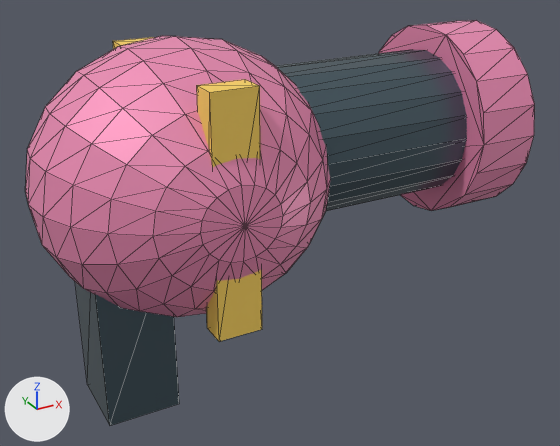
An edit to the glTF model public/assets/kit/bp_weaponbloom.glb, drawn before and after from the same camera.
Rendered twice from a camera (50 mm lens) standing at (-0.258, -1.535, 0.643) and looking at (0.576, -0.02, -0.115). The axes (+X, +Y, +Z) are drawn at lower left. The lights are the same throughout. The first picture is the older version. Mesh edges are drawn as thin lines. Where no turn or scale is listed for an object, it has been applied to the vertices.

The first picture shows 'Barrel', 'Drum', 'DrumRib.001', 'Grip.002', 'Muzzle.001' and 1 more.
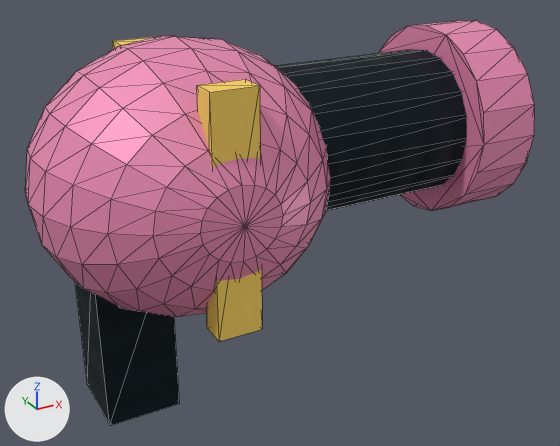
Where the newer file only moved an object's origin or applied its transform, the numbers keep the older frame.

Where the change shows, as pixel boxes [x1, y1, x2, y2] in the pictures (560 x 446 px):
'Barrel', surface changed (greyish blue to black): [276, 50, 467, 211] in both
'Grip.002', surface changed (darker): [75, 282, 179, 425] in both

Patch to the scene script:
```diff
--- a/public/assets/kit/bp_weaponbloom.glb.py
+++ b/public/assets/kit/bp_weaponbloom.glb.py
@@ img_metal_normal @@
+img_metal_normal = load_image('Metal_Normal', '_unpacked/Metal_Normal', 48, 48, 'Non-Color')
@@ img_metal_roughness @@
+img_metal_roughness = load_image('Metal_Roughness', '_unpacked/Metal_Roughness', 48, 48, 'Non-Color')
@@ img_metal_basecolor @@
+img_metal_basecolor = load_image('Metal_BaseColor', '_unpacked/Metal_BaseColor', 48, 48, 'sRGB')
@@ mat_metal @@
 mat_metal = bpy.data.materials.new('Metal')
-# nodes: BsdfPrincipled, OutputMaterial
-# colours: greyish blue #596c76
+# nodes: BsdfPrincipled, Math, NormalMap, OutputMaterial, SeparateColor, TexImage x3
+# uses the picture img_metal_basecolor
+# uses the picture img_metal_normal
+# uses the picture img_metal_roughness
```
